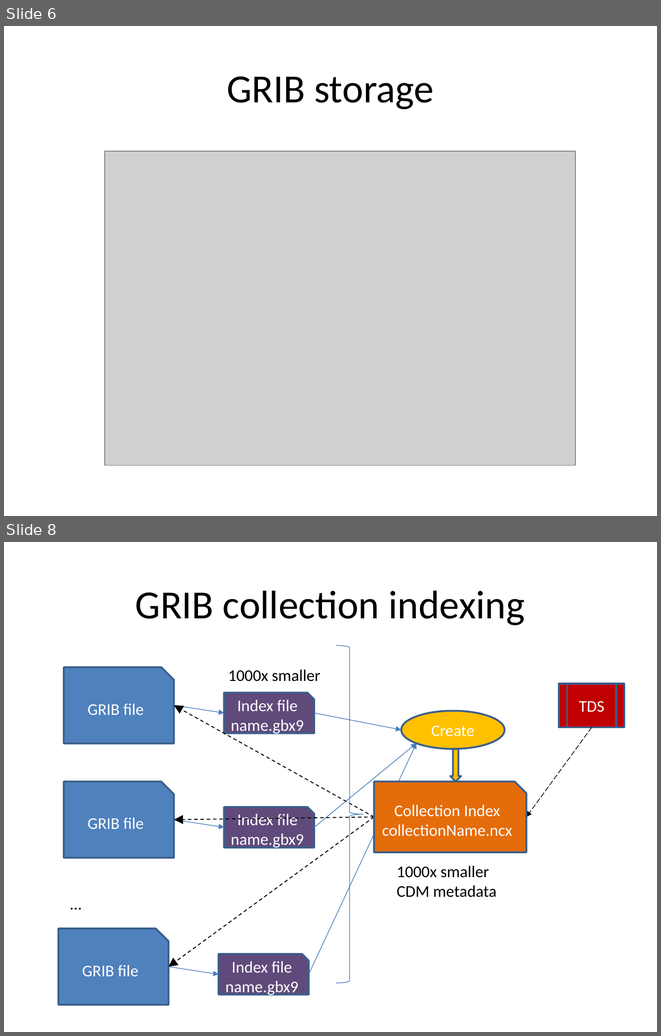
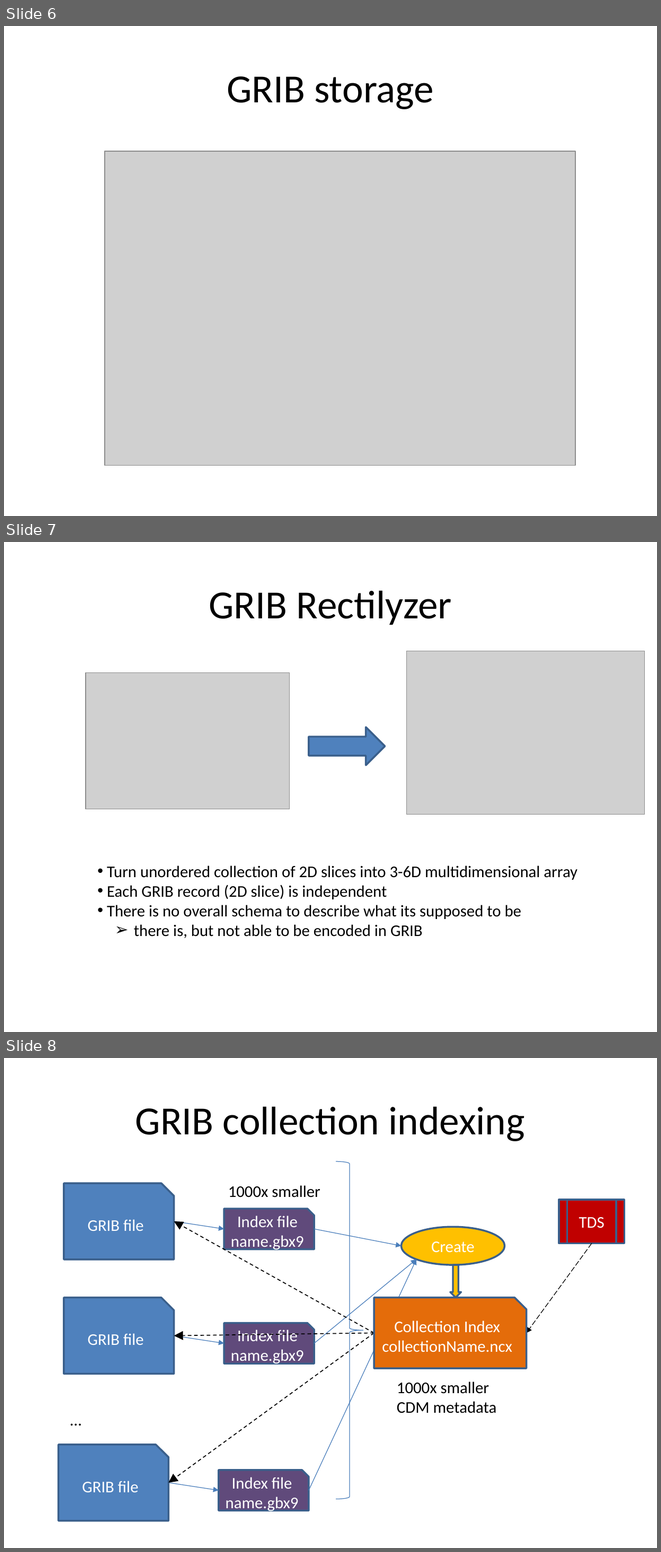
Before and after one commit to Unidata/thredds, a slide deck: docs/web/thredds/tech/tds4.3/tutorial/GRIB.pptx. Shown one above the other, each under a label of ours: slides 6 and 8 before the commit, slides 6, 7 and 8 after it; the slides between them are not shown. The pictures are 661x1036 and 661x1552 pixels, drawn with LibreOffice and Linux fonts; fonts in the diff are those of the drawing; grey boxes stand for pictures. Boxes give left, top, right and bottom in pixels: in the first picture for what was removed or moved away, otherwise in the second. Text is boxed around its words. In the diff, an @@ line names an element or a change of style, - is before the commit and + after.

```diff
--- a/docs/web/thredds/tech/tds4.3/tutorial/GRIB.pptx
+++ b/docs/web/thredds/tech/tds4.3/tutorial/GRIB.pptx
@@ slide 7 added at (4, 542, 657, 1032), background #FFFFFF @@
@@ title added at (209, 590, 452, 625), 44 pt, text #000000 @@
+GRIB Rectilyzer
@@ picture added at (407, 651, 645, 814) @@
@@ picture added at (86, 672, 289, 809) @@
@@ right arrow added at (309, 727, 385, 765), fill #4F81BD, outline #3A5F8C 2 pt @@
@@ text added at (107, 865, 577, 938), 18 pt, text #000000 @@
+• Turn unordered collection of 2D slices into 3-6D multidimensional array
+• Each GRIB record (2D slice) is independent
+• There is no overall schema to describe what its supposed to be
+  ➢ there is, but not able to be encoded in GRIB
```
Also in this commit, not shown: 2 slides changed, 1 other slide added, 1 slide removed, 11 other files.
